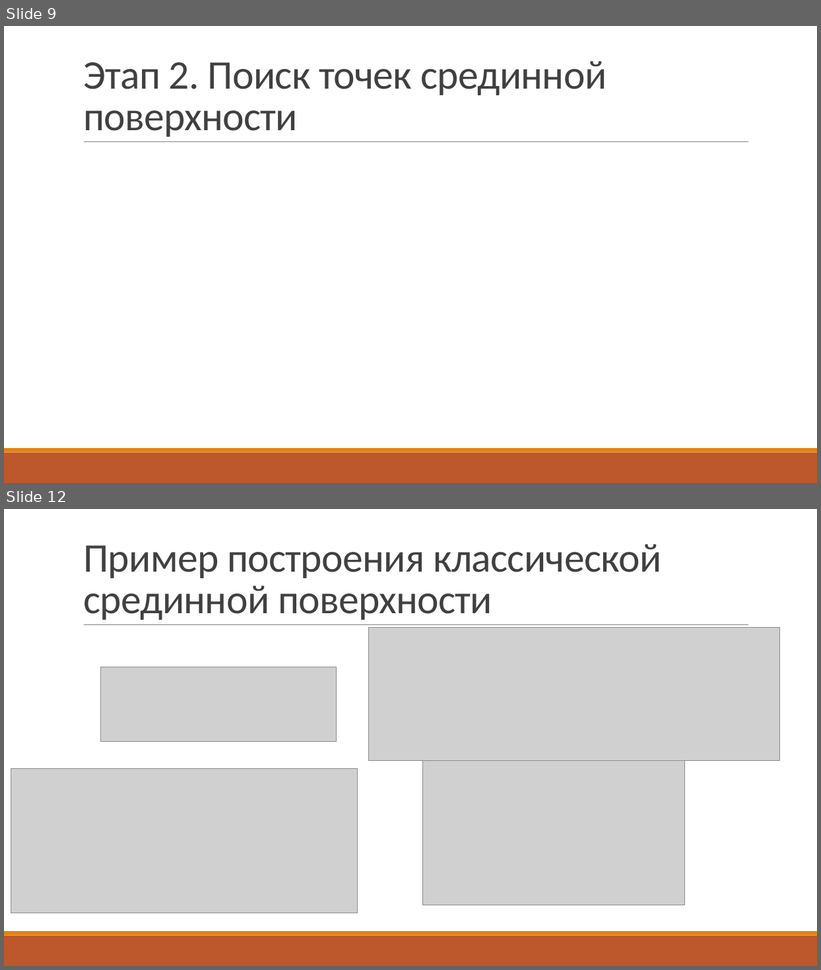
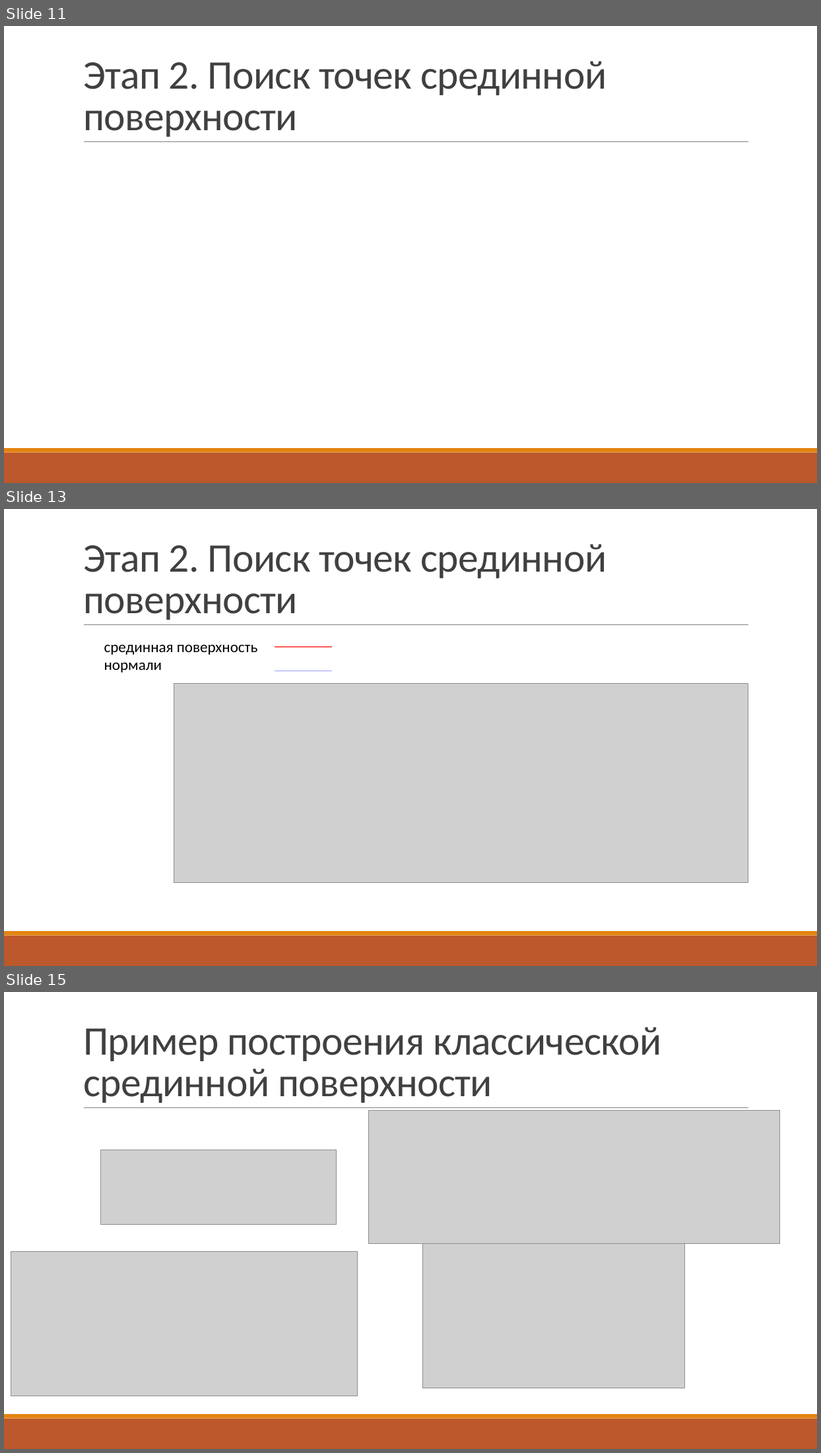
Before and after one commit to UNN-ITMM-AI381607m/middle-surface-proj, a slide deck: doc/publication/презентация.pptx. Shown one above the other, each under a label of ours: slides 9 and 12 before the commit, slides 11, 13 and 15 after it; the slides between them are not shown. The pictures are 821x970 and 821x1453 pixels, drawn with LibreOffice and Linux fonts; fonts in the diff are those of the drawing; grey boxes stand for pictures. Boxes give left, top, right and bottom in pixels: in the first picture for what was removed or moved away, otherwise in the second. Text is boxed around its words. In the diff, an @@ line names an element or a change of style, - is before the commit and + after.

```diff
--- a/doc/publication/презентация.pptx
+++ b/doc/publication/презентация.pptx
@@ slide 13 added at [4,509,817,966], background #FFFFFF; not listed: 3 template elements that a slide beside it also shows @@
@@ title added at [83,544,607,620], 48 pt, text #404040 @@
+Этап 2. Поиск точек срединной поверхности
@@ text added at [104,644,258,673], 18 pt, text #000000 @@
+срединная поверхность
+нормали
@@ line added from (275, 648) to (332, 648), #FF5B57 1.25 pt @@
@@ picture added at [174,683,748,883] @@
@@ line added from (275, 671) to (332, 671), #9E9EFF 1 pt @@
@@ what was slide 9 is now slide 11 @@
@@ what was slide 12 is now slide 15 @@
```
Also in this commit, not shown: 4 slides changed, 2 other slides added.
